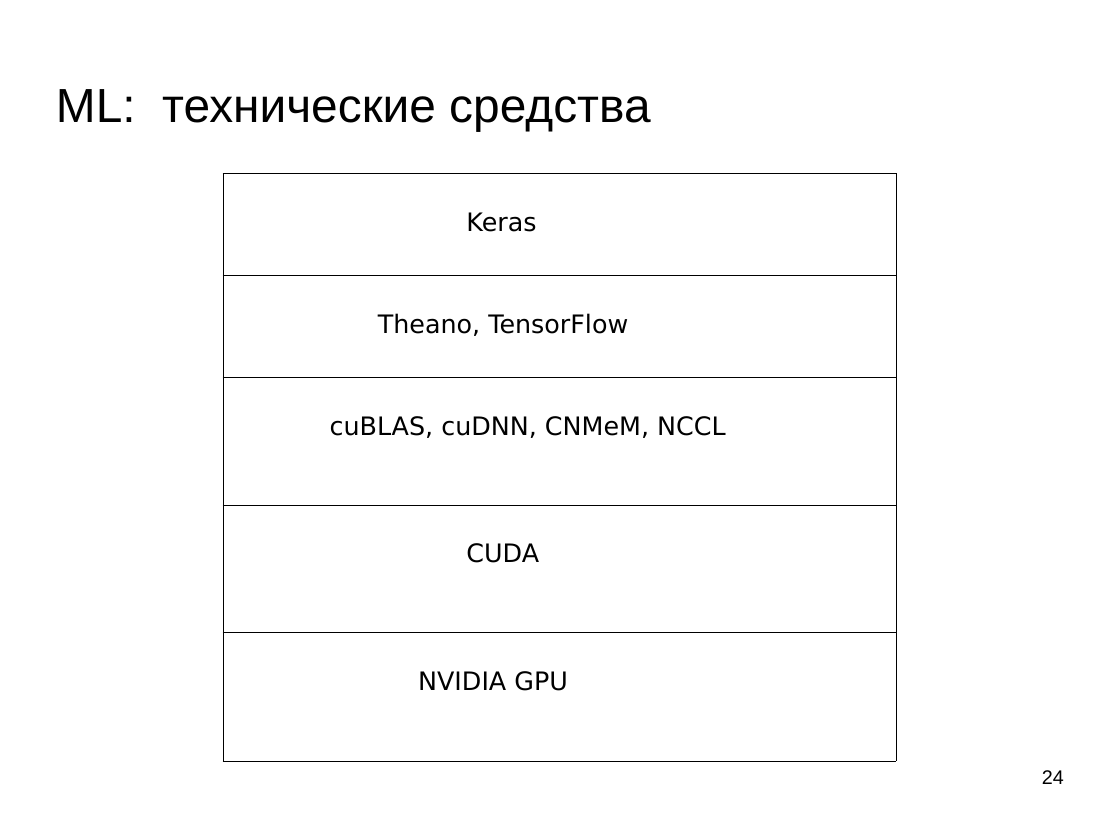
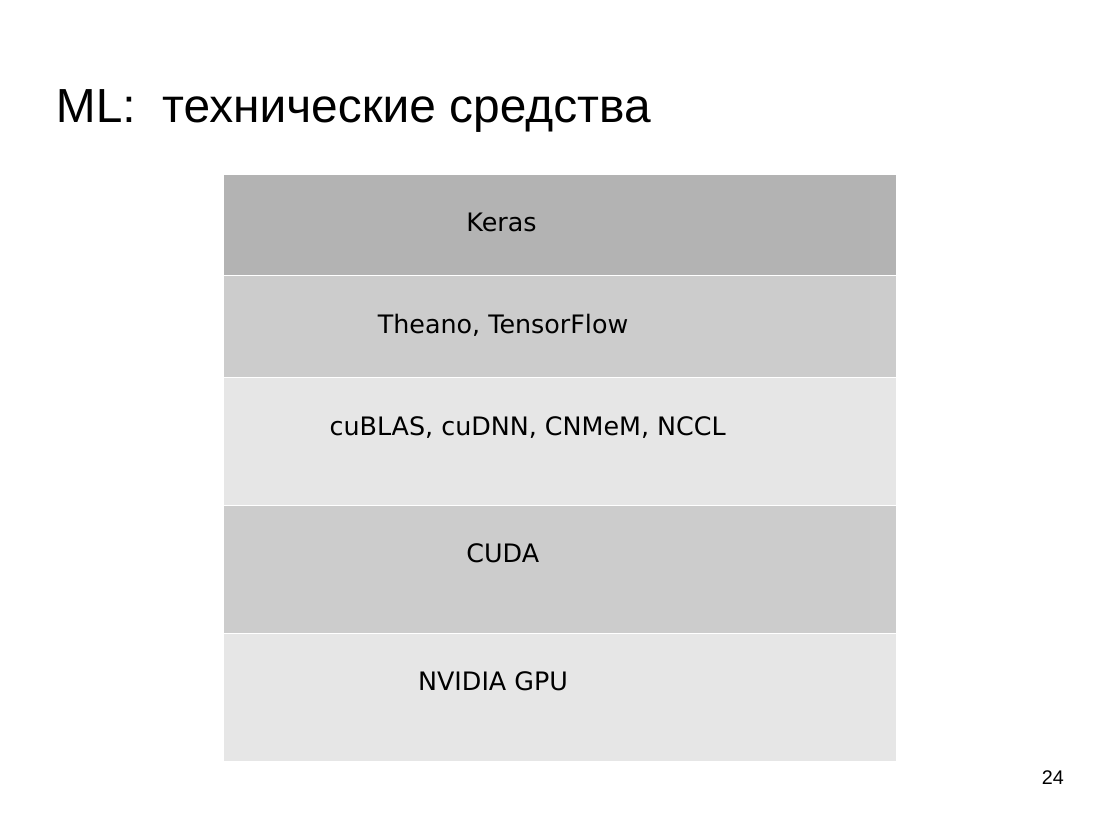
Before and after one commit to mechanoid5/ml_lectorium_legacy, a slide deck: slide 24 of 0-intro.odp. Drawn at 1120x840 pixels with LibreOffice and Linux fonts; fonts in the diff are those of the drawing; background and template pictures are left out. Boxes give left, top, right and bottom in pixels: in the first picture for what was removed or moved away, otherwise in the second. Text is boxed around its words. In the diff, an @@ line names an element or a change of style, - is before the commit and + after.

```diff
--- a/0-intro.odp
+++ b/0-intro.odp
@@ table at <box>223,174,895,755</box> @@
@@ fill none to #B3B3B3 in row 1, column 1 @@
@@ fill none to #CCCCCC in 2 cells @@
@@ fill none to #E6E6E6 in 2 cells @@
@@ borders changed @@
```
Also in this commit, not shown: 4 other slides changed, 3 other files.
